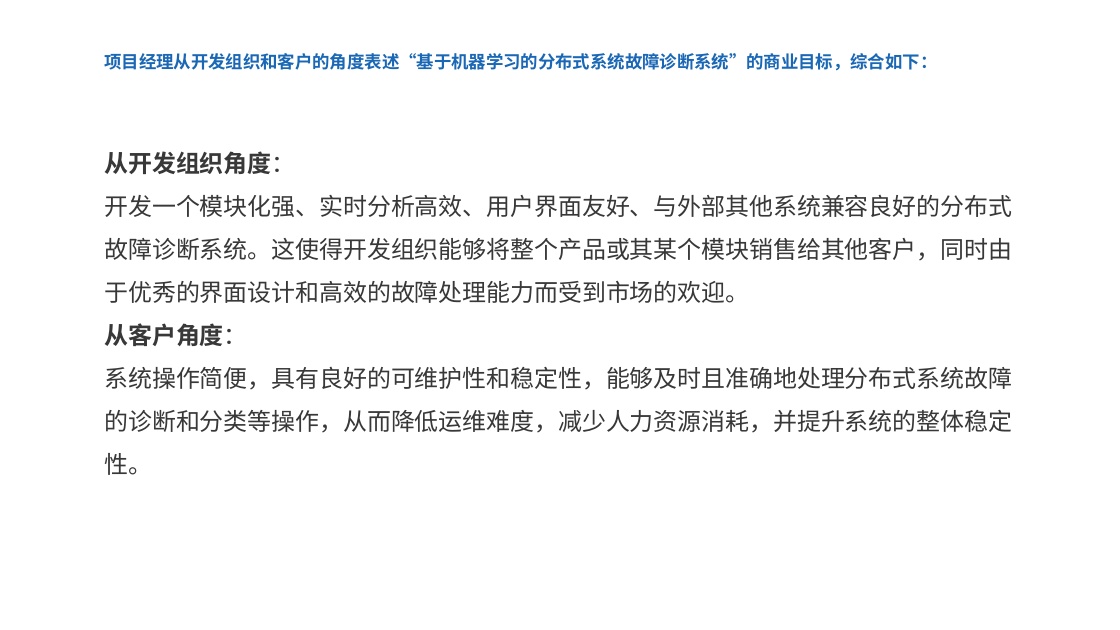
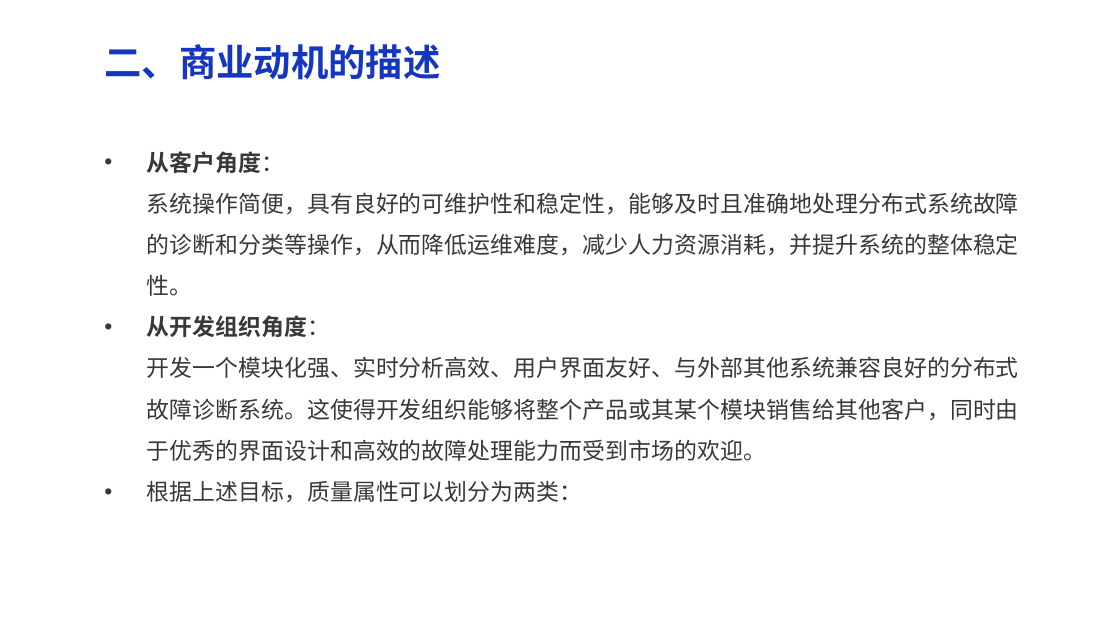
Before and after one commit to dekrt/SoftwareArchitecture, a slide deck: slide 8 of 架构评审-ArchitectureReview/架构评审-ArchitectureReview.pptx (slide 9 before the commit). Drawn at 1120x630 pixels with LibreOffice and Linux fonts; fonts in the diff are those of the drawing. Boxes give left, top, right and bottom in pixels: in the first picture for what was removed or moved away, otherwise in the second. Text is boxed around its words. In the diff, an @@ line names an element or a change of style, - is before the commit and + after.

```diff
--- a/架构评审-ArchitectureReview/架构评审-ArchitectureReview.pptx
+++ b/架构评审-ArchitectureReview/架构评审-ArchitectureReview.pptx
@@ text at (104,44,440,80): text changed; size 11.2 to 24 pt; text colour #1967B5 to #1537BE @@
-项目经理从开发组织和客户的角度表述“基于机器学习的分布式系统故障诊断系统”的商业目标，综合如下：
+二、商业动机的描述
@@ text at (146,151,1018,296): paragraph added @@
+• 从客户角度：
+  系统操作简便，具有良好的可维护性和稳定性，能够及时且准确地处理分布式系统故障的诊断和分类等操作，从而降低运维难度，减少人力资源消耗，并提升系统的整体稳定性。
@@ text at (146,315,1018,461): size 15.4 to 14.7 pt in "从开发组织角度： 开发一个模块化强、实时分析高效、用户界面友好、与外部其他系统兼容良好的分布式故障诊断系统。这使得开发组 ..." @@
@@ text at (146,480,582,502): text changed; size 15.4 to 14.7 pt @@
-• 从客户角度：
-  系统操作简便，具有良好的可维护性和稳定性，能够及时且准确地处理分布式系统故障的诊断和分类等操作，从而降低运维难度，减少人力资源消耗，并提升系统的整体稳定性。
+• 根据上述目标，质量属性可以划分为两类：
```
Also in this commit, not shown: 25 other slides changed, 8 slides added, 1 slide removed, 1 other file.
